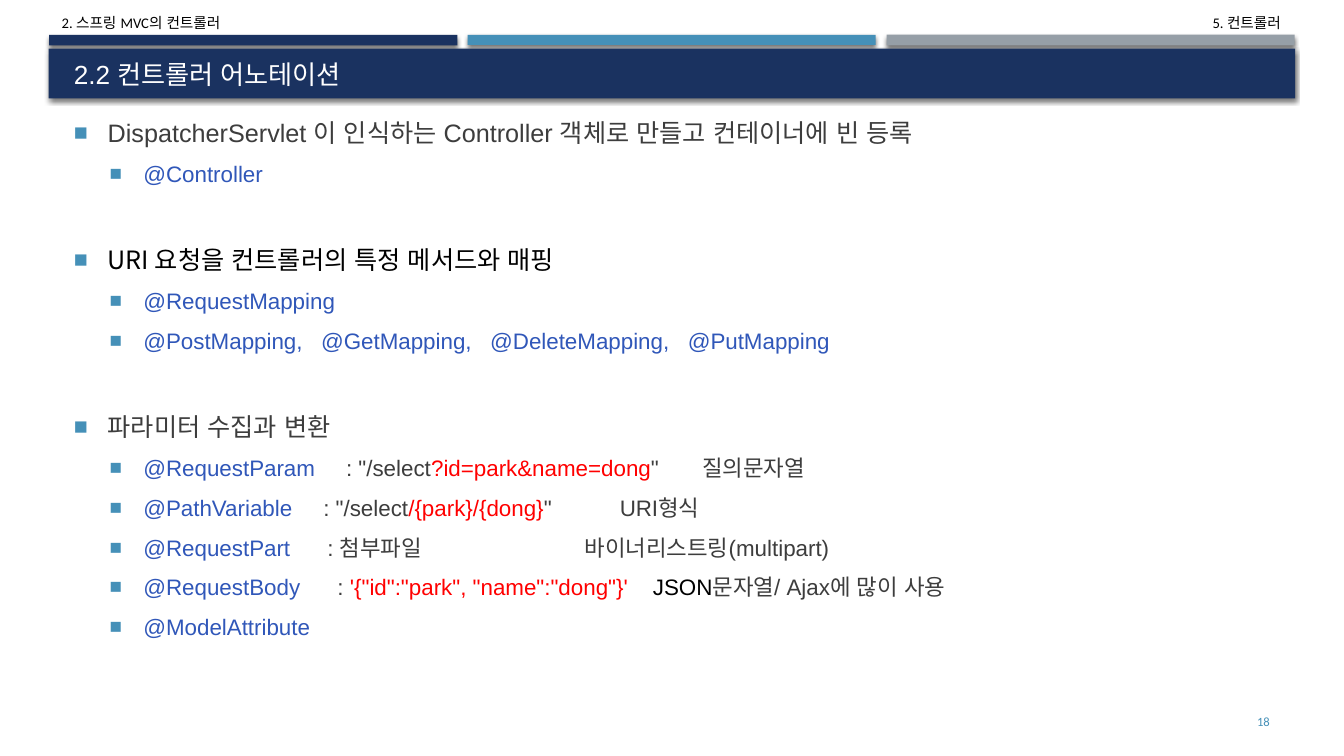
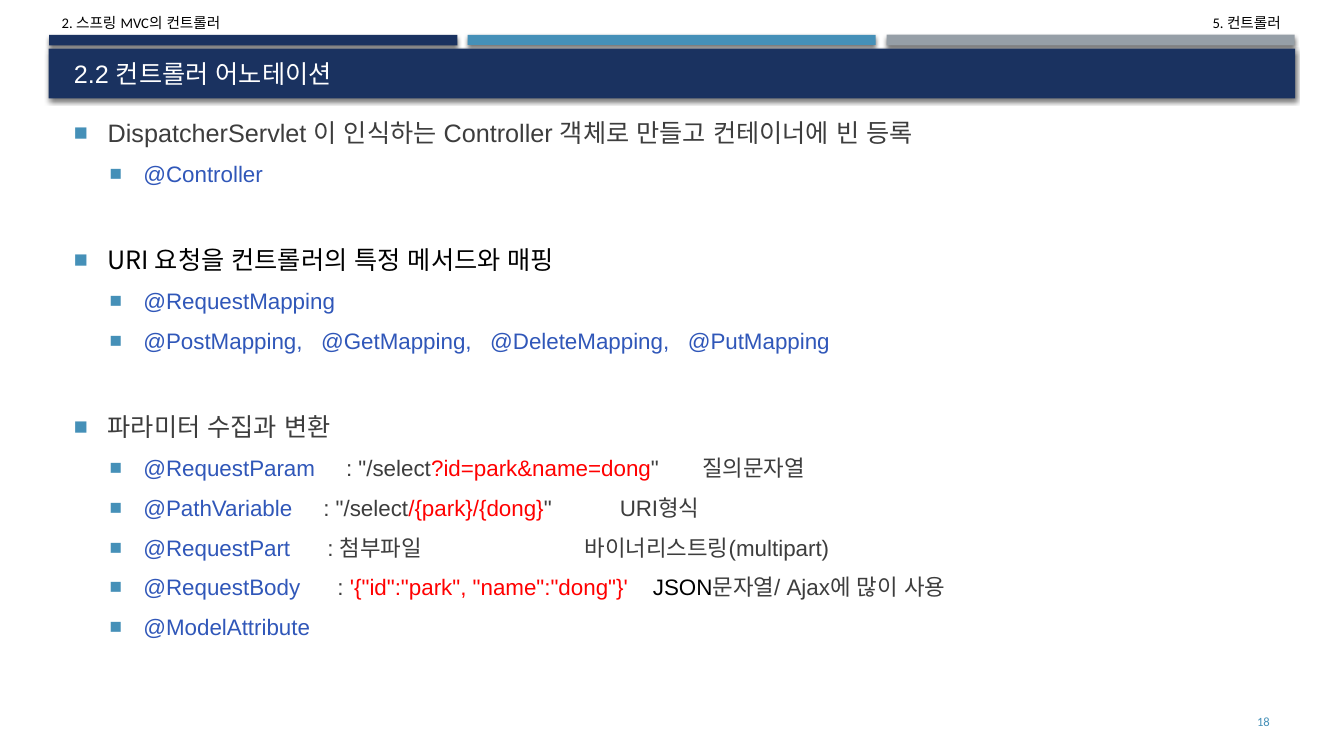
Before and after one commit to deukvely/spring, a slide deck: slide 18 of PPT/05_스프링 MVC와controller.pptx. Drawn at 1344x756 pixels with LibreOffice and Linux fonts; fonts in the diff are those of the drawing. Boxes give left, top, right and bottom in pixels: in the first picture for what was removed or moved away, otherwise in the second. Text is boxed around its words. In the diff, an @@ line names an element or a change of style, - is before the commit and + after.

```diff
--- a/PPT/05_스프링 MVC와controller.pptx
+++ b/PPT/05_스프링 MVC와controller.pptx
@@ title "2.2 컨트롤러 어노테이션" at (74,62,332,85): size 18.7 to 18 pt @@
```
Also in this commit, not shown: 2 other slides changed, 4 other files.
